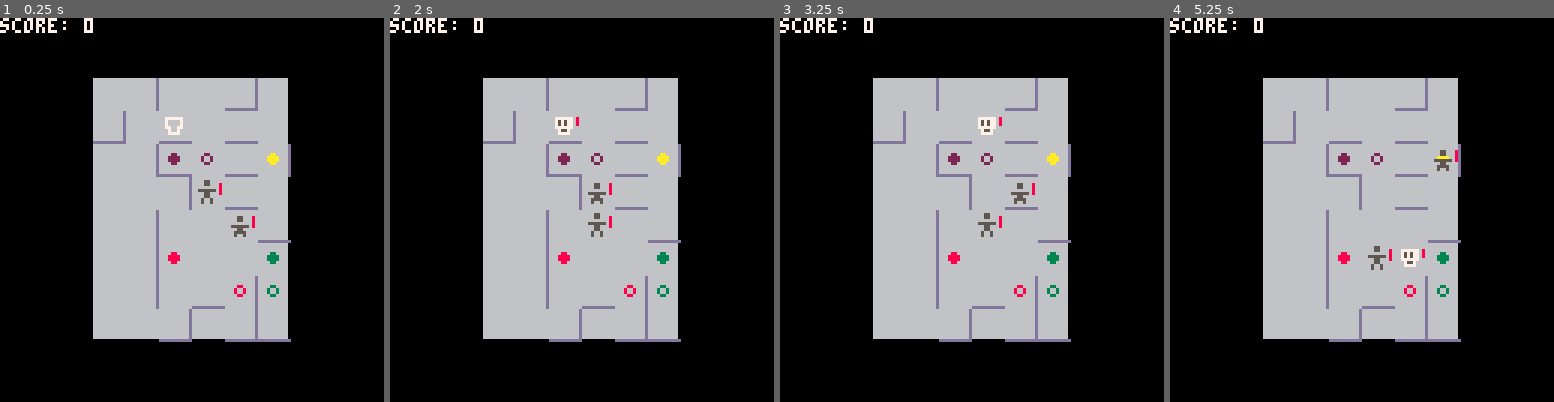
Above: before the commit, frames 1-4 (left to right).
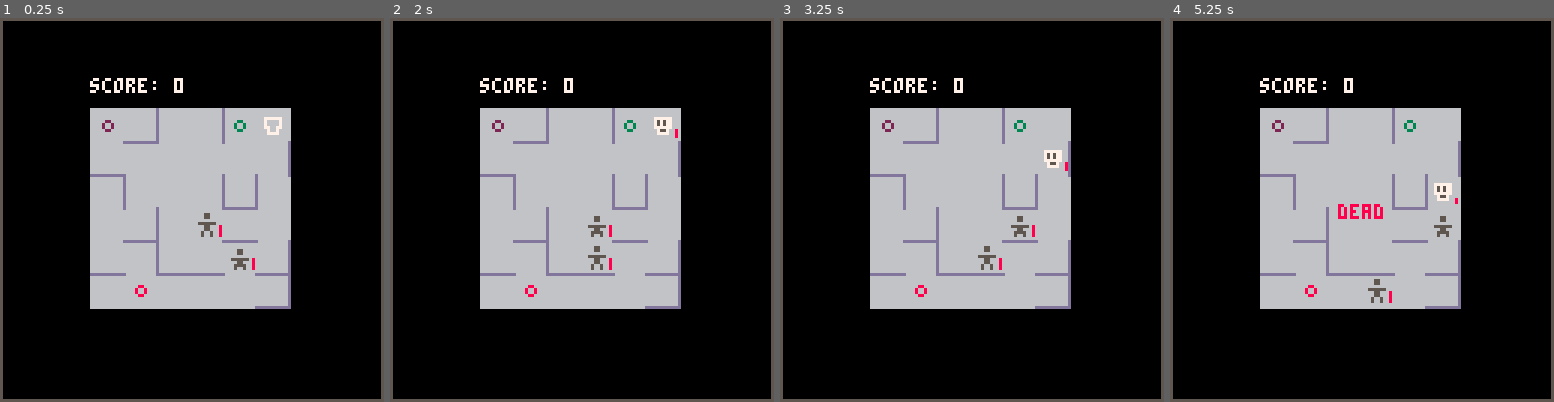
Above: after the commit, the same moments.

Repository: taylordolan/grid-folks
Game: PICO-8 cartridge grid_folks.p8
The game is run twice, just before and just after one commit, with the same random seed, the same clock (stepped at 60 frames per second) and the same inputs.
Inputs:
- Up to frame 1 (0.25 s): no input
- Up to frame 2 (2 s): tap X (X key) at 1.07 s; hold Left from 1.97 s (still down)
- Up to frame 3 (3.25 s): tap X (X key) every 0.33 s from 2.07 to 3.07 s; release Left at 2.37 s; hold Down 2.42-2.82 s; hold Right from 2.87 s (still down)
- Up to frame 4 (5.25 s): tap X (X key) every 0.33 s from 3.4 to 5.07 s; release Right at 3.53 s; hold Up 3.58-4.08 s; hold Right 4.13-4.53 s; hold Down 4.58-5.08 s; hold Left from 5.13 s (still down)

The runs differ from the first frame. In frame 1, 15% of the frame differs, in the area x 0-100%, y 0-100%; in frame 2, 15%; in frame 3, 16%; in frame 4, 16%.

Commit message:
rendering tweaks

Diff:
--- a/grid_folks.p8
+++ b/grid_folks.p8
@@ -35,7 +35,7 @@
 function _init()
 
 	-- board size
-	rows = 8
+	rows = 6
 	cols = 6
 
 	-- 2d array for the board
@@ -79,40 +79,40 @@
     generate_walls()
   end
 
-  local dash_tile = {
-    x = null,
-    y = null,
-    type = "effect",
-    name = "dash",
-    sprite = sprites.effect_dash,
-    hero_sprite = sprites.hero_dash
-  }
-  local shoot_tile = {
-    x = null,
-    y = null,
-    type = "effect",
-    name = "shoot",
-    sprite = sprites.effect_shoot,
-    hero_sprite = sprites.hero_shoot
-  }
-  local health_tile = {
-    x = null,
-    y = null,
-    type = "effect",
-    name = "health",
-    sprite = sprites.effect_health,
-  }
-  local score_tile = {
-    x = null,
-    y = null,
-    type = "effect",
-    name = "score",
-    sprite = sprites.effect_score,
-  }
-  set_tile(dash_tile, {3,3})
-  set_tile(shoot_tile, {6,6})
-  set_tile(health_tile, {3,6})
-  set_tile(score_tile, {6,3})
+  -- local dash_tile = {
+  --   x = null,
+  --   y = null,
+  --   type = "effect",
+  --   name = "dash",
+  --   sprite = sprites.effect_dash,
+  --   hero_sprite = sprites.hero_dash
+  -- }
+  -- local shoot_tile = {
+  --   x = null,
+  --   y = null,
+  --   type = "effect",
+  --   name = "shoot",
+  --   sprite = sprites.effect_shoot,
+  --   hero_sprite = sprites.hero_shoot
+  -- }
+  -- local health_tile = {
+  --   x = null,
+  --   y = null,
+  --   type = "effect",
+  --   name = "health",
+  --   sprite = sprites.effect_health,
+  -- }
+  -- local score_tile = {
+  --   x = null,
+  --   y = null,
+  --   type = "effect",
+  --   name = "score",
+  --   sprite = sprites.effect_score,
+  -- }
+  -- set_tile(dash_tile, {3,3})
+  -- set_tile(shoot_tile, {6,6})
+  -- set_tile(health_tile, {3,6})
+  -- set_tile(score_tile, {6,3})
 
   generate_potential_tiles()
 
@@ -163,13 +163,12 @@
 
 function _draw()
 
-  -- clear the screen
 	cls()
+  rect(0, 0, 127, 127, 5)
 
   local screen_size = 128
   local sprite_size = 8
   local margin = 3
-  local margin_offset = flr(margin / 2)
 
   local total_sprites_width = sprite_size * cols
   local total_margins_width = margin * (cols - 1)
@@ -182,46 +181,68 @@
   local padding_left = flr((screen_size - total_map_width) / 2)
   local padding_top = flr((screen_size - total_map_height) / 2)
 
-  local rect_origin = {padding_left - margin_offset, padding_top - margin_offset}
-  local rect_opposite = {padding_left + total_map_width - 1 + margin_offset, padding_top + total_map_height - 1 + margin_offset}
-  local floor_color = 6
-  local wall_color = 13
-
-  -- draw the floor
-  rectfill(rect_origin[1], rect_origin[2], rect_opposite[1], rect_opposite[2], floor_color)
-
-  print("score: " ..score, 0, 0, 7)
+  function draw_background()
+    local rect_origin = {padding_left - ceil(margin / 2), padding_top - ceil(margin / 2)}
+    local rect_opposite = {padding_left + total_map_width - 1 + ceil(margin / 2), padding_top + total_map_height - 1 + ceil(margin / 2)}
+    rectfill(rect_origin[1], rect_origin[2], rect_opposite[1], rect_opposite[2], 6)
+  end
+
+  function draw_score()
+    print("score: "..score, padding_left - ceil(margin / 2), 20, 7)
+  end
+
+  function draw_wall_right(x_pos, y_pos)
+    local x1 = x_pos + sprite_size + flr(margin / 2)
+    local y1 = y_pos - ceil(margin / 2)
+    local x2 = x_pos + sprite_size + flr(margin / 2)
+    local y2 = y_pos + sprite_size + flr(margin / 2)
+    rectfill(x1, y1, x2, y2, 13)
+  end
+
+  function draw_wall_down(x_pos, y_pos)
+    local x1 = x_pos - ceil(margin / 2)
+    local y1 = y_pos + sprite_size + flr(margin / 2)
+    local x2 = x_pos + sprite_size + flr(margin / 2)
+    local y2 = y_pos + sprite_size + flr(margin / 2)
+    rectfill(x1, y1, x2, y2, 13)
+  end
+
+  function draw_health(x_pos, y_pos, amount)
+    for i = 1, amount do
+      pset(x_pos + 8, y_pos + 8 - i, 8)
+    end
+  end
+
+  draw_background()
+  draw_score()
 
 	for x = 1, cols do
 		for y = 1, rows do
 
-			local x_position = (x - 1) * sprite_size + (x - 1) * margin + padding_left
-			local y_position = (y - 1) * sprite_size + (y - 1) * margin + padding_top
+			local x_pos = (x - 1) * sprite_size + (x - 1) * margin + padding_left
+			local y_pos = (y - 1) * sprite_size + (y - 1) * margin + padding_top
+
+      -- draw floor sprites
+      spr(sprites.floor, x_pos, y_pos)
 
 			-- draw the sprite for everything at the current position
 			if #board[x][y] > 0 then
 				for next in all(board[x][y]) do
 
-          if next.type == "wall_right" then
-            local x1 = x_position + sprite_size + margin_offset
-            local y1 = y_position - margin_offset
-            local x2 = x_position + sprite_size + margin_offset
-            local y2 = y_position + sprite_size + margin_offset
-            rectfill(x1, y1, x2, y2, wall_color)
-          elseif next.type == "wall_down" then
-            local x1 = x_position - margin_offset
-            local y1 = y_position + sprite_size + margin_offset
-            local x2 = x_position + sprite_size + margin_offset
-            local y2 = y_position + sprite_size + margin_offset
-            rectfill(x1, y1, x2, y2, wall_color)
-          else
+            -- draw walls
+            if next.type == "wall_right" then
+              draw_wall_right(x_pos, y_pos)
+            elseif next.type == "wall_down" then
+              draw_wall_down(x_pos, y_pos)
+            else
+
+            -- draw the thing's sprite
             local sprite = next.sprite
-            spr(sprite, x_position, y_position)
-            -- show health bar for things with health
+            spr(sprite, x_pos, y_pos)
+
+            -- draw a health bar for things with health
             if (next.health) then
-              for i = 1, next.health do
-                pset(x_position + 8, y_position + i, 8)
-              end
+              draw_health(x_pos, y_pos, next.health)
             end
           end
 				end
@@ -825,7 +846,7 @@
 
 function generate_walls()
 
-  for i = 1, 12 do
+  for i = 1, 10 do
     local wall_right = {
       x = null,
       y = null,
@@ -921,7 +942,7 @@
 00000000000000000777777066666666077007700000000d0000000000200200003003000080080000a00a000000000000000000000000000000000000000000
 00000000000000000075570066666666007007000000000d00000000000220000003300000088000000aa0000000000000000000000000000000000000000000
 00000000000000000077770066666666007777000000000d00000000000000000000000000000000000000000000000000000000000000000000000000000000
-000000000000000000000000666666660000000000000000ddddddd0000000000000000000000000000000000000000000000000000000000000000000000000
+00000000000000000000000066666666000000000000000ddddddddd000000000000000000000000000000000000000000000000000000000000000000000000
 00000000000000000005500000000000000220000000000000033000000000000000000000000000000000000000000000000000000000000000000000000000
 00000000000550000005500000022000000220000003300000033000000000000000000000000000000000000000000000000000000000000000000000000000
 00000000000550000000000000022000000000000003300000000000000220000003300000088000000aa0000000000000000000000000000000000000000000
@@ -930,5 +951,3 @@
 00000000000550000005500000022000000220000003300000033000000220000003300000088000000aa0000000000000000000000000000000000000000000
 00000000005555000050050000222200002002000033330000300300000000000000000000000000000000000000000000000000000000000000000000000000
 00000000005005000050050000200200002002000030030000300300000000000000000000000000000000000000000000000000000000000000000000000000
-__map__
-0000000000000000000000000900000000000000000000000000000000000000000000000000000000000000000000000000000000000000000000000000000000000000000000000000000000000000000000000000000000000000000000000000000000000000000000000000000000000000000000000000000000000000
